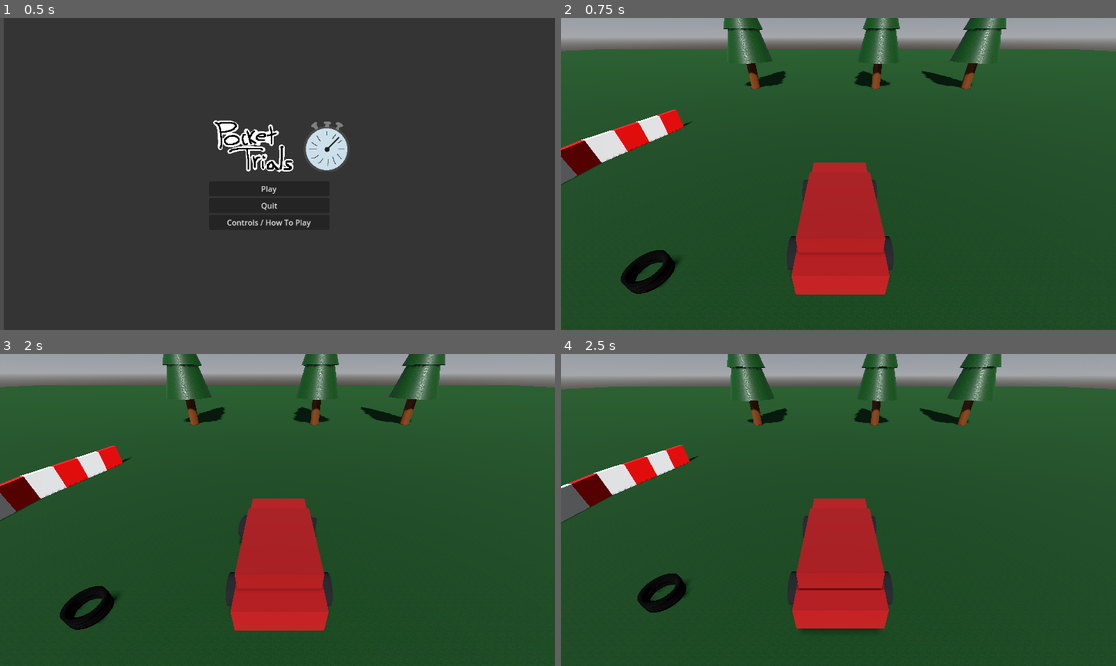
Above: before the commit, frames 1-4 (two rows, left to right).
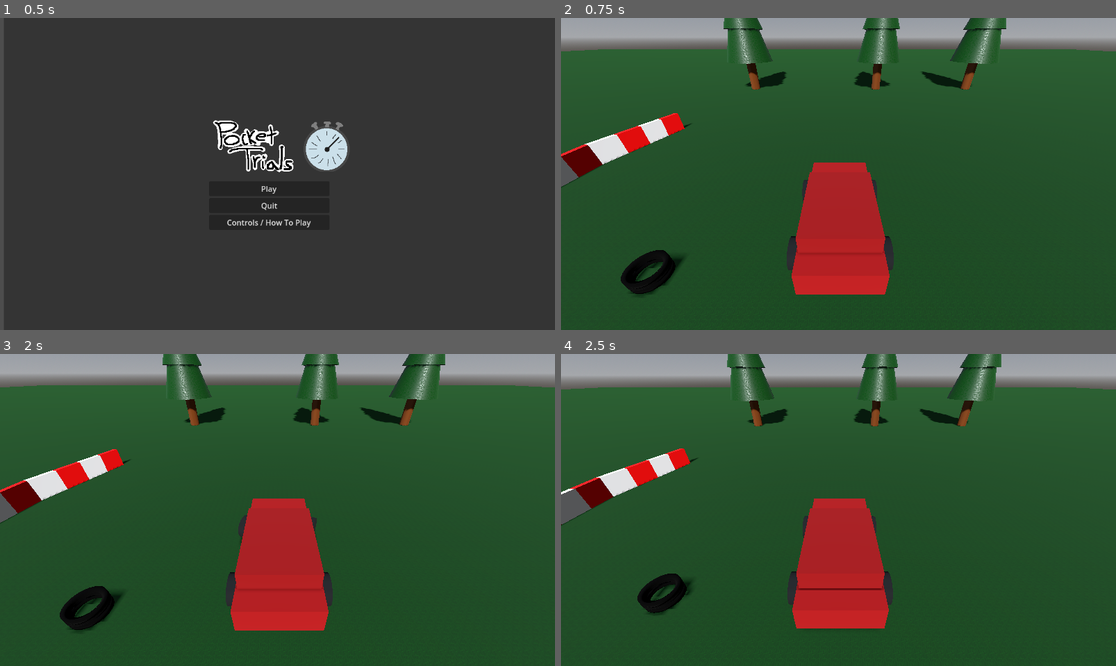
Above: after the commit, the same moments.

Repository: JohnMarkHarris843/PocketTrials
Game: Godot game, scene res://scenes/main_menu/main_menu.tscn
The game is run twice, just before and just after one commit, with the same random seed, the same clock (stepped at 60 frames per second) and the same inputs.
Inputs:
- Up to frame 1 (0.5 s): no input
- Up to frame 2 (0.75 s): click "Play" at 0.5 s
- Up to frame 3 (2 s): tap Enter at 1.25 s; hold D (right) from 1.28 s (still down); hold Space (drift) from 1.28 s (still down)
- Up to frame 4 (2.5 s): release D (right) at 2.03 s; release Space (drift) at 2.03 s; hold S (reverse) from 2.03 s (still down); tap Space (drift) at 2.1 s

Frame 1 is identical in both runs. In frame 2, 0.8% of the frame differs, in the area x 0-99%, y 10-89%; in frame 3, 0.8%; in frame 4, 1.0%, in the area x 0-99%, y 10-84%.

Commit message:
halfway modeled a finish line

Diff:
--- /dev/null
+++ b/3d-game/assets/models/checkerboardShader.gdshader
@@ -0,0 +1,20 @@
+shader_type spatial;
+
+uniform vec3 color_a : source_color = vec3(1.0, 1.0, 1.0);
+uniform vec3 color_b : source_color = vec3(0.0, 0.0, 0.0);
+uniform float tiles = 8.0; // how many squares per axis
+
+
+void vertex() {
+	// Called for every vertex the material is visible on.
+}
+
+void fragment() {
+    vec2 uv = UV * tiles;
+    float c = mod(floor(uv.x) + floor(uv.y), 2.0); // 0 or 1
+    ALBEDO = mix(color_a, color_b, c);
+}
+//void light() {
+//	// Called for every pixel for every light affecting the material.
+//	// Uncomment to replace the default light processing function with this one.
+//}
--- /dev/null
+++ b/3d-game/assets/models/finishLine.tscn
@@ -0,0 +1,36 @@
+[gd_scene load_steps=6 format=3 uid="uid://bmk7x7axytenk"]
+
+[ext_resource type="Shader" uid="uid://b0wjt3ocuix5m" path="res://assets/models/checkerboardShader.gdshader" id="1_bw6yw"]
+
+[sub_resource type="StandardMaterial3D" id="StandardMaterial3D_r5bl8"]
+albedo_color = Color(0.13682577, 0.13682574, 0.13682571, 1)
+
+[sub_resource type="CylinderMesh" id="CylinderMesh_0vo4y"]
+material = SubResource("StandardMaterial3D_r5bl8")
+top_radius = 0.1
+bottom_radius = 0.1
+height = 3.5
+
+[sub_resource type="ShaderMaterial" id="ShaderMaterial_h1t51"]
+render_priority = 0
+shader = ExtResource("1_bw6yw")
+shader_parameter/color_a = Color(1, 1, 1, 1)
+shader_parameter/color_b = Color(0, 0, 0, 1)
+shader_parameter/tiles = 8.0
+
+[sub_resource type="BoxMesh" id="BoxMesh_lr0lh"]
+material = SubResource("ShaderMaterial_h1t51")
+size = Vector3(0.25, 1, 6.5)
+
+[node name="Node3D" type="StaticBody3D"]
+
+[node name="leftPole" type="MeshInstance3D" parent="."]
+mesh = SubResource("CylinderMesh_0vo4y")
+
+[node name="rightPole" type="MeshInstance3D" parent="."]
+transform = Transform3D(1, 0, 0, 0, 1, 0, 0, 0, 1, 0, 0, 6)
+mesh = SubResource("CylinderMesh_0vo4y")
+
+[node name="banner" type="MeshInstance3D" parent="."]
+transform = Transform3D(1, 0, 0, 0, 1, 0, 0, 0, 1, 0, 1.5667427, 3)
+mesh = SubResource("BoxMesh_lr0lh")
--- a/3d-game/scenes/game/game.tscn
+++ b/3d-game/scenes/game/game.tscn
@@ -45,7 +45,7 @@
 [node name="Floor" type="StaticBody3D" parent="."]
 
 [node name="MeshInstance3D" type="MeshInstance3D" parent="Floor"]
-transform = Transform3D(1, 0, 0, 0, 1, 0, 0, 0, 1, -0.2921733, 0.15047026, 0.08653116)
+transform = Transform3D(1, 0, 0, 0, 1, 0, 0, 0, 1, -0.31753817, 0.11239457, 0.09919548)
 material_override = SubResource("StandardMaterial3D_klmno")
 mesh = SubResource("PlaneMesh_c1y5s")
 
@@ -74,7 +74,7 @@
 transform = Transform3D(0.15, 0, 0, 0, 0.15, 0, 0, 0, 0.15, -1.9971011, 0.13007495, 0.6071358)
 
 [node name="walls" type="Node3D" parent="."]
-transform = Transform3D(1, 0, 0, 0, 1, 0, 0, 0, 1, -4.863632, 0.3873701, -1.0222883)
+transform = Transform3D(1, 0, 0, 0, 1, 0, 0, 0, 1, -4.863632, 0.2989956, -1.0222883)
 
 [node name="Node3D2" parent="walls" instance=ExtResource("4_kelw5")]
 transform = Transform3D(0.9756151, 0, -0.21948864, 0, 1, 0, 0.21948864, 0, 0.9756151, 0.28050804, 0.0022338629, -1.9364455)
Not shown, added: 3d-game/assets/models/checkerboardShader.gdshader.uid
